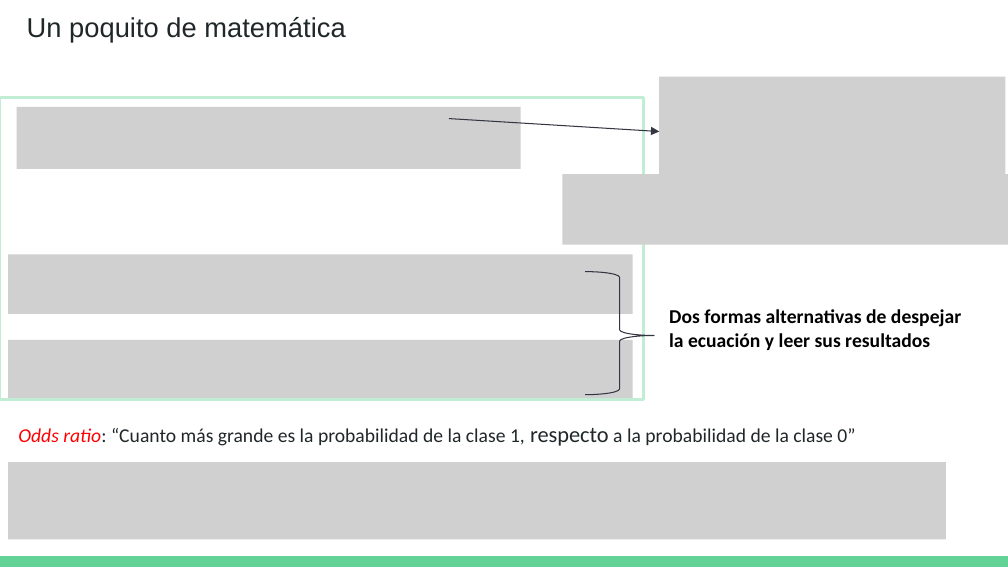
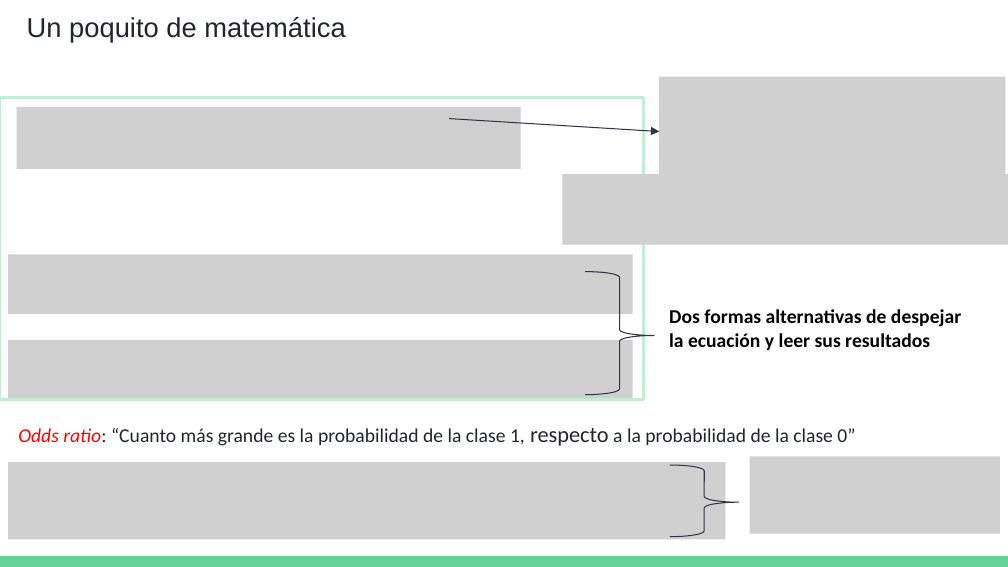
Before and after one commit to DCSCyHD/2023_modulo_3, a slide deck: slide 9 of clase4/teoricas_4a6.pptx. Drawn at 1008x567 pixels with LibreOffice and Linux fonts; fonts in the diff are those of the drawing; grey boxes stand for pictures. Boxes give left, top, right and bottom in pixels: in the first picture for what was removed or moved away, otherwise in the second. Text is boxed around its words. In the diff, an @@ line names an element or a change of style, - is before the commit and + after.

```diff
--- a/clase4/teoricas_4a6.pptx
+++ b/clase4/teoricas_4a6.pptx
@@ picture: place and size @@
-picture at <box>8,463,946,540</box>
+picture at <box>8,463,726,540</box>
@@ right brace added at <box>669,465,738,536</box>, outline #333643 0.75 pt @@
@@ picture added at <box>750,457,1000,534</box> @@
```
Also in this commit, not shown: 1 other slide changed, 2 other files.
